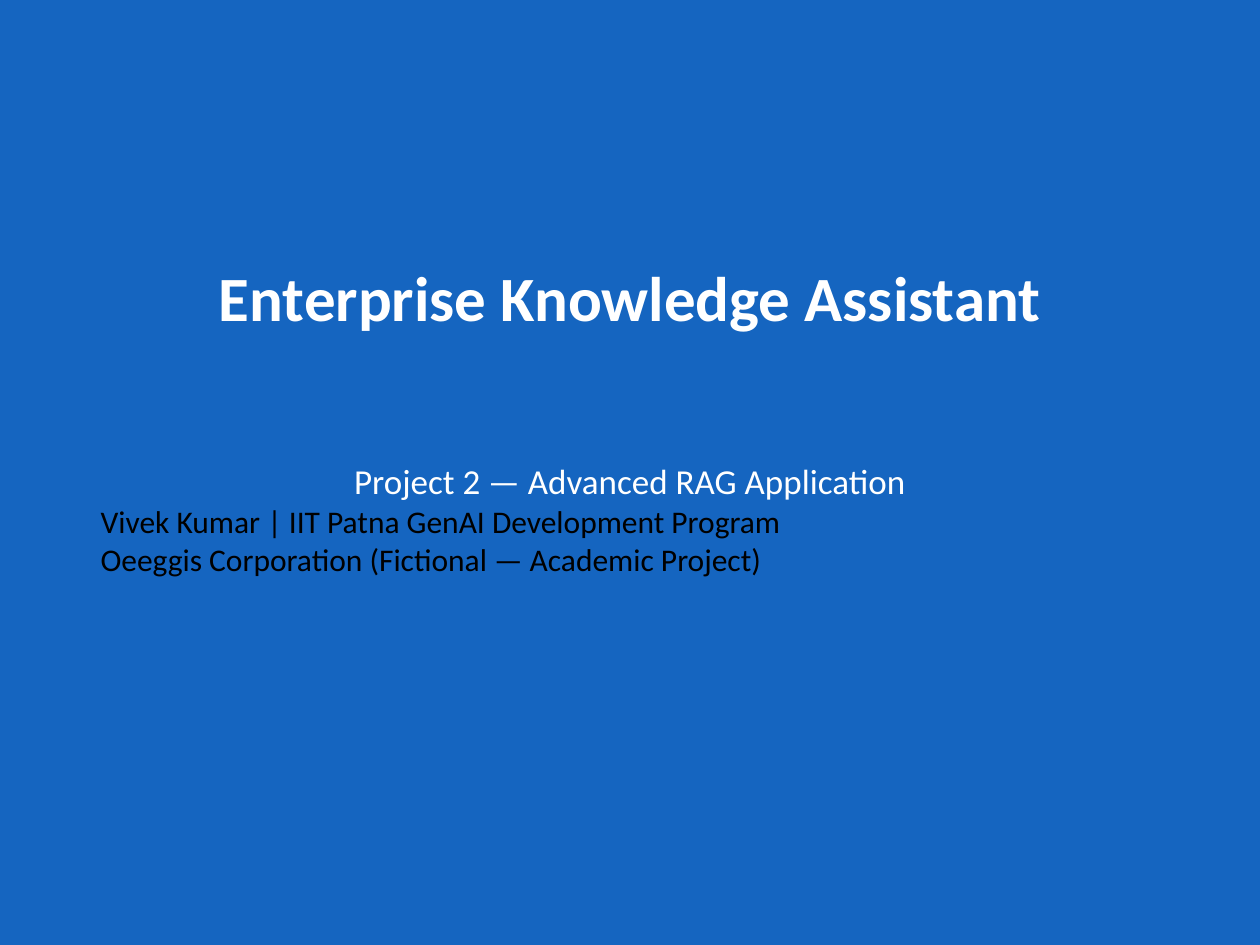
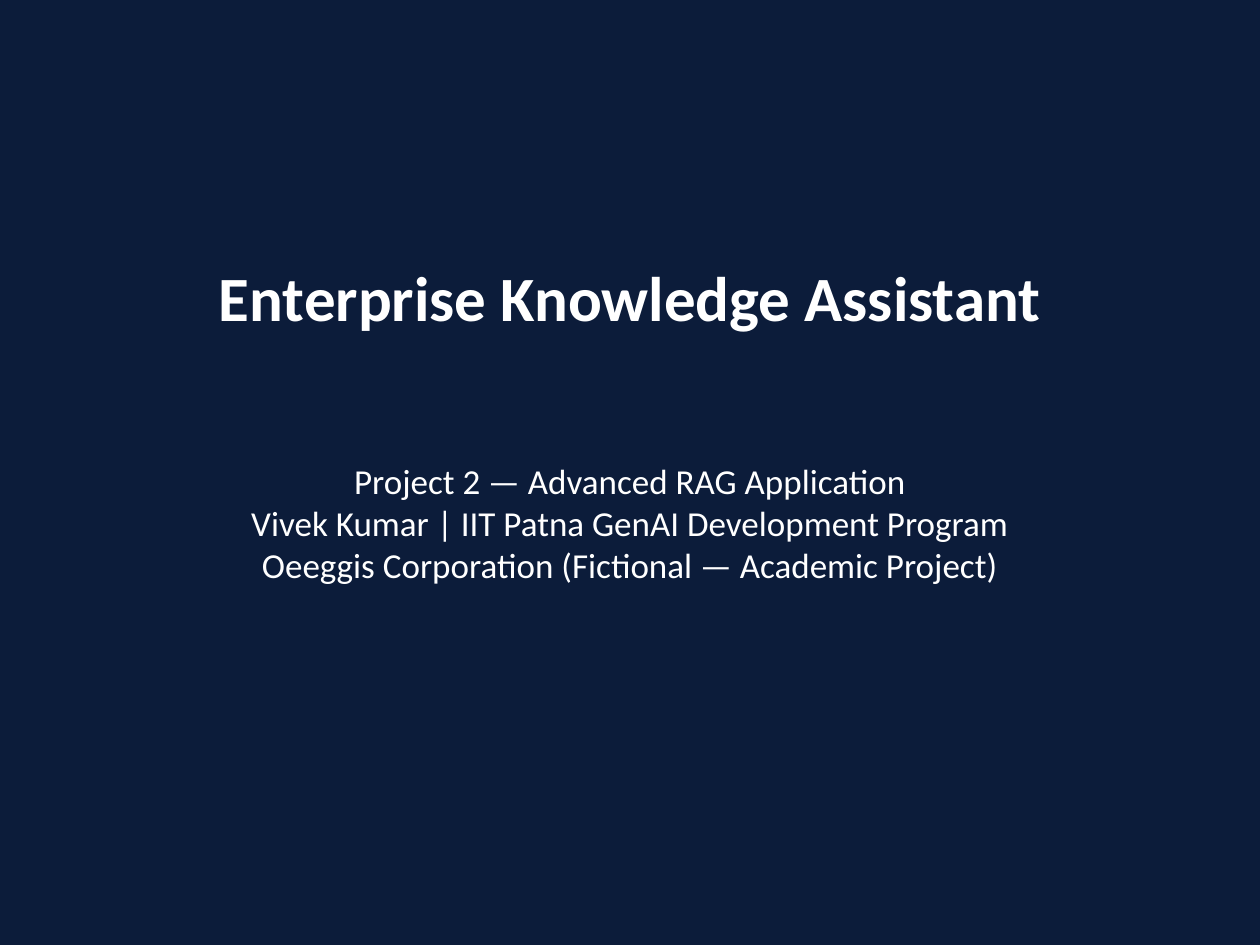
Before and after one commit to vivekkumar-io/iit-patna, a slide deck: slide 1 of SubmissionDocument/Enterprise_Knowledge_Assistant_Vivek_kumar.pptx. Drawn at 1260x945 pixels with LibreOffice and Linux fonts; fonts in the diff are those of the drawing; background and template pictures are left out; a plain dark background stands for a picture behind light text. Boxes give left, top, right and bottom in pixels: in the first picture for what was removed or moved away, otherwise in the second. Text is boxed around its words. In the diff, an @@ line names an element or a change of style, - is before the commit and + after.

```diff
--- a/SubmissionDocument/Enterprise_Knowledge_Assistant_Vivek_kumar.pptx
+++ b/SubmissionDocument/Enterprise_Knowledge_Assistant_Vivek_kumar.pptx
@@ background #1565C0 to picture (left out) @@
@@ rectangle added at <box>0,0,1260,945</box>, fill #0C1C3A @@
@@ text at <box>251,469,1008,584</box>: text changed; size 18 to 20 pt; text colour #000000 to #FFFFFF @@
-Project 2 — Advanced RAG Application
-Vivek Kumar | IIT Patna GenAI Development Program
-Oeeggis Corporation (Fictional — Academic Project)
+Project 2 — Advanced RAG Application
+Vivek Kumar | IIT Patna GenAI Development Program
+Oeeggis Corporation (Fictional — Academic Project)
```
Also in this commit, not shown: 8 other slides changed, 2 slides added, 8 slides removed.
